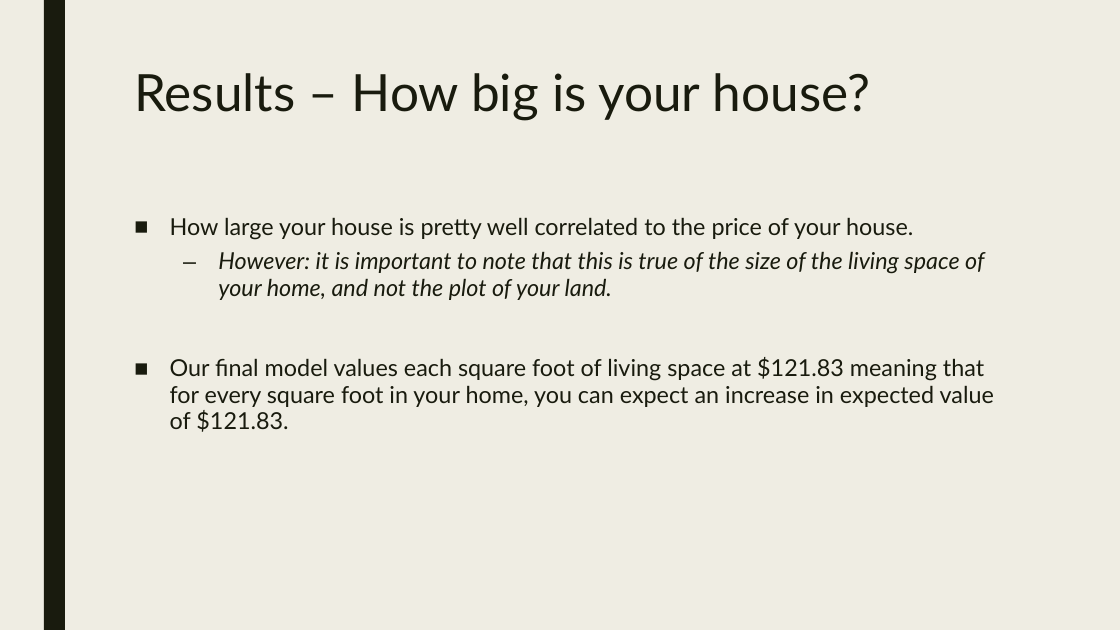
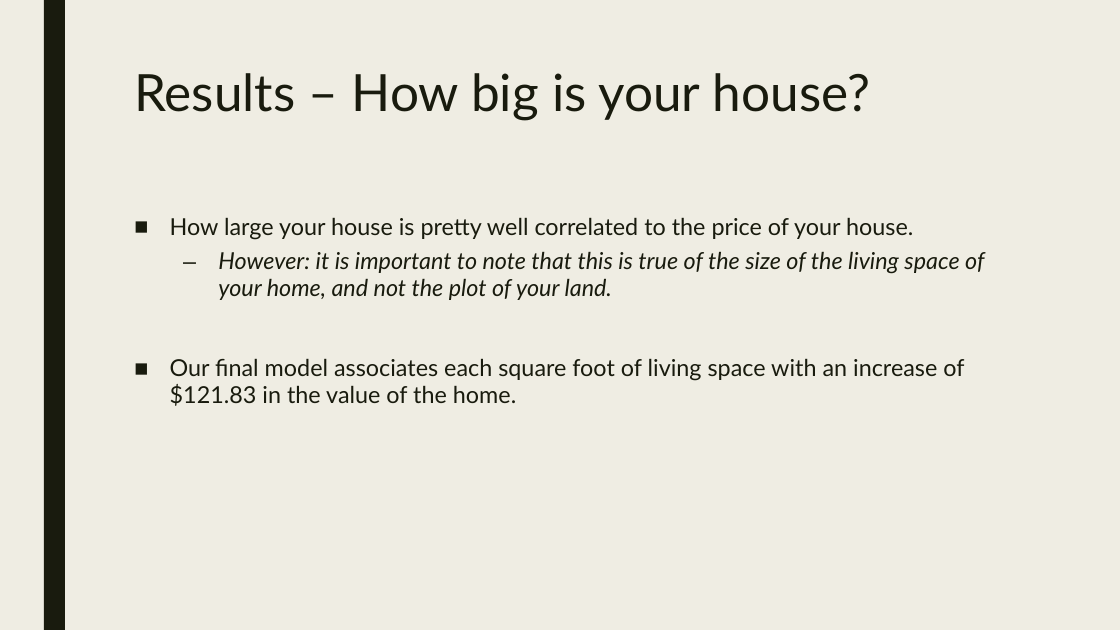
Before and after one commit to yshp57/dsc-1-final-project-online-ds-pt-100118, a slide deck: slide 6 of Presentation1.pptx. Drawn at 1120x630 pixels with LibreOffice and Linux fonts; fonts in the diff are those of the drawing. Boxes give left, top, right and bottom in pixels: in the first picture for what was removed or moved away, otherwise in the second. Text is boxed around its words. In the diff, an @@ line names an element or a change of style, - is before the commit and + after.

```diff
--- a/Presentation1.pptx
+++ b/Presentation1.pptx
@@ text at [170, 358, 964, 406]: text changed @@
-■ Our final model values each square foot of living space at $121.83 meaning that for every square foot in your home, you can expect an increase in expected value of $121.83.
+■ Our final model associates each square foot of living space with an increase of $121.83 in the value of the home.
```
Also in this commit, not shown: 2 other slides changed, 3 other files.
